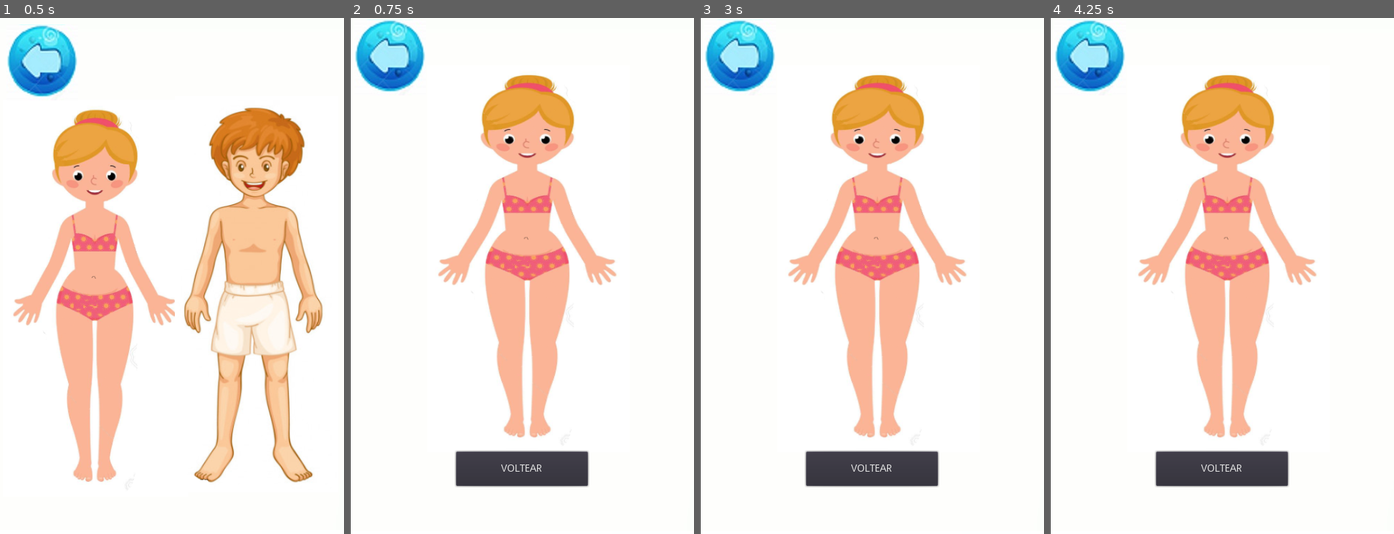
Above: before the commit, frames 1-4 (left to right).
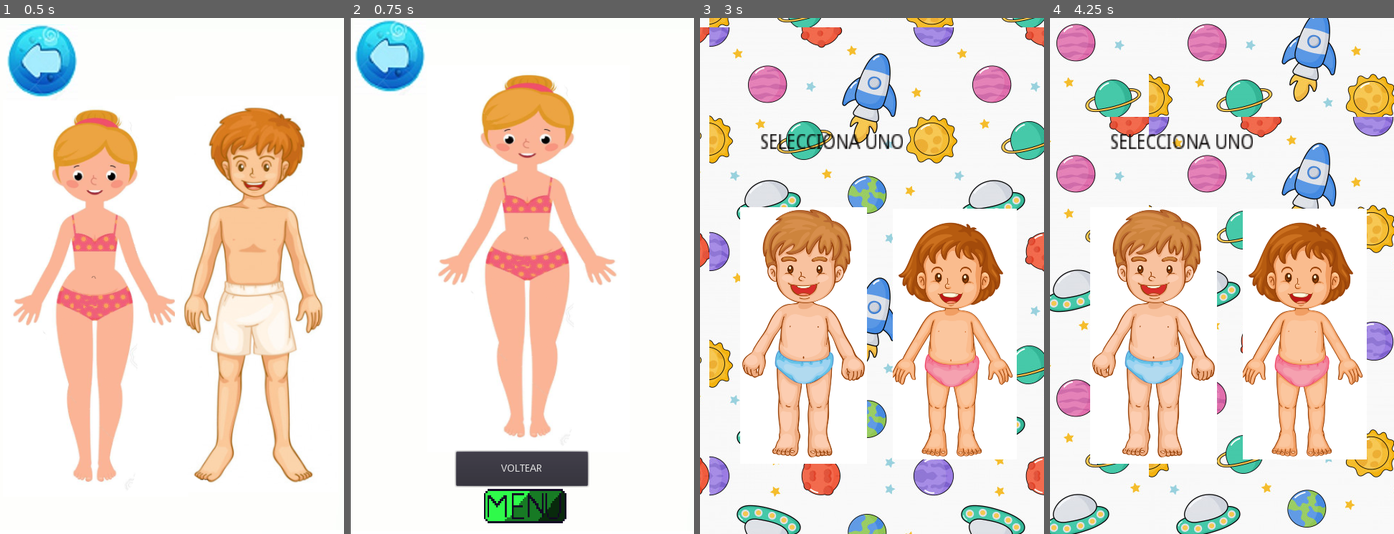
Above: after the commit, the same moments.

Repository: CristinaVinanzaca/vinculacion
Game: Godot game, scene res://escenas/niñoPrincipal.tscn
Two runs of this game, one before a commit and one after it. Both use one fixed random seed, a clock stepped at 60 frames per second and the inputs below.
Inputs (mouse positions are in pixels of both pictures, inside the frame that each line leads up to):
- Up to frame 1 (0.5 s): no input
- Up to frame 2 (0.75 s): click (439, 312) at 0.5 s
- Up to frame 3 (3 s): click "VOLTEAR" at 1.25 s; click "Voltear" at 2 s; click (875, 508) at 2.77 s
- Up to frame 4 (4.25 s): click (1235, 167) at 3.52 s

Frame 1 is identical in both runs. In frame 2, 1.6% of the frame differs, in the area x 38-63%, y 91-98%; in frame 3, 47%; in frame 4, 48%, in the area x 0-100%, y 0-100%.

Commit message:
menu inicio
menu con eleccion de hombre y mujer

Diff:
--- /dev/null
+++ b/vinculacionppp/Menuinicio.gd
@@ -0,0 +1,10 @@
+extends Control
+
+
+
+func _on_Buttoninicionio_pressed():
+	get_tree().change_scene("res://escenas/niñoFrente.tscn")
+
+
+func _on_Buttoninicionia_pressed():
+	get_tree().change_scene("res://escenas/secundaria.tscn")
--- /dev/null
+++ b/vinculacionppp/Menuinicio.tscn
@@ -0,0 +1,78 @@
+[gd_scene load_steps=6 format=2]
+
+[ext_resource path="res://Menuinicio.gd" type="Script" id=1]
+[ext_resource path="res://ParallaxBackground.tscn" type="PackedScene" id=2]
+[ext_resource path="res://imagen/cuerpo11 (2).png" type="Texture" id=3]
+[ext_resource path="res://imagen/hombre.png" type="Texture" id=5]
+
+[sub_resource type="StyleBoxEmpty" id=1]
+
+[node name="Menuinicio" type="Control"]
+margin_left = 20.9327
+margin_top = 2.45732
+margin_right = 427.933
+margin_bottom = 601.457
+script = ExtResource( 1 )
+__meta__ = {
+"_edit_use_anchors_": false
+}
+
+[node name="VBoxContainer" type="VBoxContainer" parent="."]
+margin_left = 59.0
+margin_top = 206.0
+margin_right = 421.0
+margin_bottom = 635.0
+__meta__ = {
+"_edit_use_anchors_": false
+}
+
+[node name="TextureButton" type="TextureButton" parent="VBoxContainer"]
+margin_right = 362.0
+
+[node name="Buttoninicioniño" type="Button" parent="VBoxContainer/TextureButton"]
+margin_left = -26.6968
+margin_top = 54.7284
+margin_right = 374.303
+margin_bottom = 853.728
+rect_scale = Vector2( 0.455548, 0.451194 )
+icon = ExtResource( 5 )
+flat = true
+__meta__ = {
+"_edit_use_anchors_": false
+}
+
+[node name="Buttoninicioniña" type="Button" parent="VBoxContainer/TextureButton"]
+margin_left = 185.728
+margin_top = 57.0181
+margin_right = 584.728
+margin_bottom = 830.018
+rect_scale = Vector2( 0.448318, 0.455837 )
+icon = ExtResource( 3 )
+flat = true
+__meta__ = {
+"_edit_use_anchors_": false
+}
+
+[node name="ParallaxBackground" parent="." instance=ExtResource( 2 )]
+
+[node name="HBoxContainer" type="HBoxContainer" parent="."]
+margin_left = 63.0
+margin_top = 101.0
+margin_right = 406.0
+margin_bottom = 170.0
+rect_scale = Vector2( 1.76314, 2.10027 )
+__meta__ = {
+"_edit_use_anchors_": false
+}
+
+[node name="Label" type="Label" parent="HBoxContainer"]
+margin_top = 27.0
+margin_right = 114.0
+margin_bottom = 41.0
+custom_styles/normal = SubResource( 1 )
+custom_colors/font_color = Color( 0.0156863, 0, 0, 1 )
+custom_colors/font_outline_modulate = Color( 0.0784314, 0.0196078, 0.0196078, 1 )
+text = "SELECCIONA UNO"
+align = 1
+[connection signal="pressed" from="VBoxContainer/TextureButton/Buttoninicioniño" to="." method="_on_Buttoninicionio_pressed"]
+[connection signal="pressed" from="VBoxContainer/TextureButton/Buttoninicioniña" to="." method="_on_Buttoninicionia_pressed"]
--- /dev/null
+++ b/vinculacionppp/ParallaxBackground.gd
@@ -0,0 +1,6 @@
+extends ParallaxBackground
+
+var DIR =Vector2(1,1)
+var speed = 100
+func _physics_process(delta):
+	scroll_base_offset += DIR * speed * delta
--- /dev/null
+++ b/vinculacionppp/ParallaxBackground.tscn
@@ -0,0 +1,16 @@
+[gd_scene load_steps=3 format=2]
+
+[ext_resource path="res://imagen/espacio-dibujos-animados-patrones.jpg" type="Texture" id=1]
+[ext_resource path="res://ParallaxBackground.gd" type="Script" id=2]
+
+[node name="ParallaxBackground" type="ParallaxBackground"]
+script = ExtResource( 2 )
+
+[node name="ParallaxLayer" type="ParallaxLayer" parent="."]
+motion_mirroring = Vector2( 3000, 3000 )
+
+[node name="Sprite" type="Sprite" parent="ParallaxLayer"]
+position = Vector2( 1500, 1500 )
+texture = ExtResource( 1 )
+region_enabled = true
+region_rect = Rect2( 0, 0, 3000, 3000 )
--- a/vinculacionppp/escenas/niñoFrente.gd
+++ b/vinculacionppp/escenas/niñoFrente.gd
@@ -91,3 +91,8 @@
 	_cargarAudio("brazo_hombre")
 func voltear():
 	get_tree().change_scene("res://escenas/niñoEspalda.tscn")
+
+
+
+func _on_Buttonvolvermenu_pressed():
+	get_tree().change_scene("res://Menuinicio.tscn")
--- a/vinculacionppp/escenas/niñoFrente.tscn
+++ b/vinculacionppp/escenas/niñoFrente.tscn
@@ -1,8 +1,9 @@
-[gd_scene load_steps=4 format=2]
+[gd_scene load_steps=5 format=2]
 
 [ext_resource path="res://escenas/niñoFrente.gd" type="Script" id=1]
 [ext_resource path="res://imagen/1233706_6b7ea.jpg" type="Texture" id=2]
 [ext_resource path="res://imagen/cuerposXD/foto de niño frente.png" type="Texture" id=3]
+[ext_resource path="res://imagen/menu.png" type="Texture" id=4]
 
 [node name="Node2D" type="Node2D"]
 script = ExtResource( 1 )
@@ -151,3 +152,16 @@
 margin_right = 334.0
 margin_bottom = 628.0
 text = "VOLTEAR"
+
+[node name="Buttonvolvermenu" type="Button" parent="."]
+margin_left = 181.538
+margin_top = 646.063
+margin_right = 705.538
+margin_bottom = 880.063
+rect_scale = Vector2( 0.229011, 0.188801 )
+icon = ExtResource( 4 )
+flat = true
+__meta__ = {
+"_edit_use_anchors_": false
+}
+[connection signal="pressed" from="Buttonvolvermenu" to="." method="_on_Buttonvolvermenu_pressed"]
--- a/vinculacionppp/escenas/secundaria.gd
+++ b/vinculacionppp/escenas/secundaria.gd
@@ -93,3 +93,8 @@
 	_cargarAudio("brazo_mujer")
 func voltear():
 	get_tree().change_scene("res://escenas/espaldaMujer.tscn")
+
+
+
+func _on_Button_pressed():
+	get_tree().change_scene("res://Menuinicio.tscn")
--- a/vinculacionppp/escenas/secundaria.tscn
+++ b/vinculacionppp/escenas/secundaria.tscn
@@ -1,10 +1,11 @@
-[gd_scene load_steps=6 format=2]
+[gd_scene load_steps=7 format=2]
 
 [ext_resource path="res://escenas/secundaria.gd" type="Script" id=1]
 [ext_resource path="res://imagen/7--1672362-Fire transition.jpg" type="Texture" id=2]
 [ext_resource path="res://imagen/cuerposXD/fotode niña frente.png" type="Texture" id=3]
 [ext_resource path="res://imagen/fotos de vinculacion/volver.jpg" type="Texture" id=4]
 [ext_resource path="res://sound/mujer/ombligo_mujer.ogg" type="AudioStream" id=5]
+[ext_resource path="res://imagen/menu.png" type="Texture" id=6]
 
 [node name="Node2D" type="Node2D"]
 script = ExtResource( 1 )
@@ -44,6 +45,9 @@
 margin_top = 78.0
 margin_right = 313.0
 margin_bottom = 206.0
+__meta__ = {
+"_edit_use_anchors_": false
+}
 
 [node name="ojos" type="TextureButton" parent="."]
 margin_left = 213.0
@@ -140,6 +144,9 @@
 margin_top = 478.0
 margin_right = 286.0
 margin_bottom = 528.0
+__meta__ = {
+"_edit_use_anchors_": false
+}
 
 [node name="talon" type="TextureButton" parent="."]
 margin_left = 220.0
@@ -164,3 +171,16 @@
 margin_top = 247.0
 margin_right = 340.0
 margin_bottom = 315.0
+
+[node name="Button" type="Button" parent="."]
+margin_left = 178.0
+margin_top = 648.0
+margin_right = 702.0
+margin_bottom = 882.0
+rect_scale = Vector2( 0.258065, 0.295578 )
+icon = ExtResource( 6 )
+flat = true
+__meta__ = {
+"_edit_use_anchors_": false
+}
+[connection signal="pressed" from="Button" to="." method="_on_Button_pressed"]
--- /dev/null
+++ b/vinculacionppp/jugar.gd
@@ -0,0 +1,5 @@
+extends Button
+
+
+
+func _on_jugar_pressed():
Binary file added: vinculacionppp/imagen/56368738_402422343874905_6939937177694371840_n.jpg
Not shown, added: vinculacionppp/imagen/56368738_402422343874905_6939937177694371840_n.jpg.import
Binary file added: vinculacionppp/imagen/cabezanina.png
Not shown, added: vinculacionppp/imagen/cabezanina.png.import
Binary file added: vinculacionppp/imagen/espacio-dibujos-animados-patrones.jpg
Not shown, added: vinculacionppp/imagen/espacio-dibujos-animados-patrones.jpg.import
Binary file added: vinculacionppp/imagen/menu.png
Not shown, added: vinculacionppp/imagen/menu.png.import
Binary file added: vinculacionppp/imagen/unnamed.png
Not shown, added: vinculacionppp/imagen/unnamed.png.import
